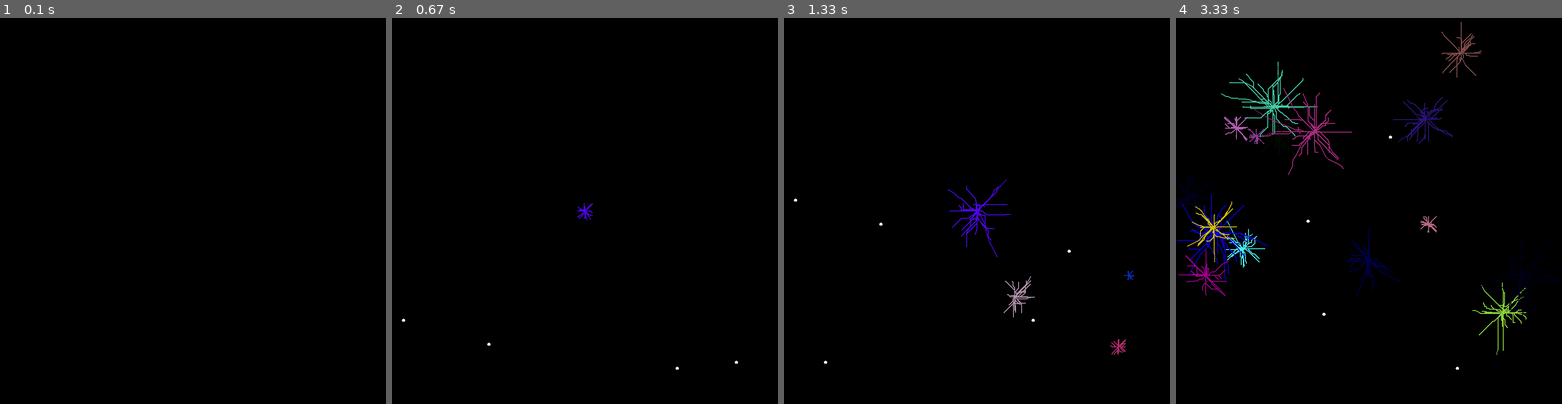
Above: before the commit, frames 1-4 (left to right).
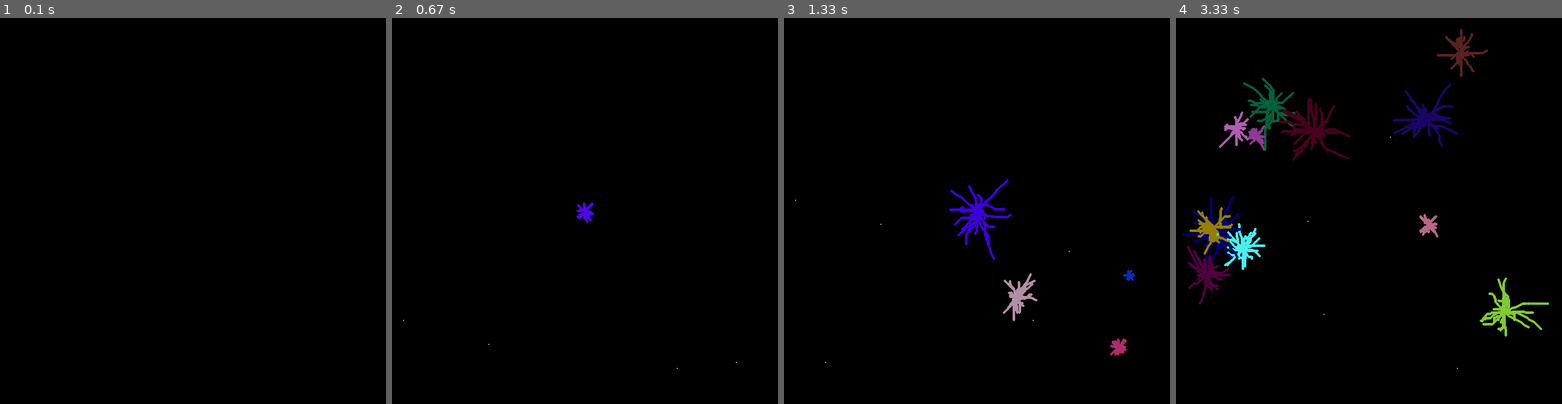
Above: after the commit, the same moments.

Repository: myhotchoc/Space-Simulator
Game: pygame game, started from My Weird Physics Toys/Particle System Things/Fireworks.py
Two runs of this game, one before a commit and one after it. Both use one fixed random seed, a clock stepped at 60 frames per second and the inputs below.
Inputs (mouse positions are in pixels of both pictures, inside the frame that each line leads up to):
- Up to frame 1 (0.1 s): no input
- Up to frame 2 (0.67 s): click (585, 211) at 0.38 s
- Up to frame 3 (1.33 s): click (1015, 295) at 0.72 s; click (1119, 346) at 1.05 s
- Up to frame 4 (3.33 s): click (1276, 133) at 1.38 s; click (1369, 257) at 1.72 s; click (1314, 129) at 2.05 s; click (1504, 311) at 2.38 s; click (1241, 249) at 2.72 s; click (1257, 137) at 3.05 s

Frame 1 is identical in both runs. In frame 2, less than 0.1% of the frame differs, in the area x 2-90%, y 47-92%; in frame 3, 0.9%; in frame 4, 6.7%, in the area x 0-100%, y 1-92%.

Commit message:
Update Fireworks.py

Diff:
--- a/My Weird Physics Toys/Particle System Things/Fireworks.py
+++ b/My Weird Physics Toys/Particle System Things/Fireworks.py
@@ -28,14 +28,14 @@
 
 v_lim = 0.5 ## max velocity of particles
 particle_num = 30 ## Particles created per system
-offset = 0.05 ## Maximum offset particle is moved by
-particle_size = 0.3 ## size of particles
+offset = 0.2 ## Maximum offset particle is moved by
+particle_size = 1 ## size of particles
 decay_speed = 5 ## speed of decay
 
 padding = 20
-fwork_decay = 3
+fwork_decay = 5
 fword_freq = 0.936
-pellet_size = 2
+pellet_size = 0.4
 
 min_pellet_lifespan = 40
 max_pellet_lifespan = 120
@@ -43,8 +43,8 @@
 min_pellet_speed = -7
 max_pellet_speed = -1
 
-min_fwork_decay = 2.5
-max_fwork_decay = 7
+min_fwork_decay = 4
+max_fwork_decay = 8
 
 ## Setting window size, defining screen
 win_size = (900, 900)
@@ -229,6 +229,15 @@
     def replacePrevPos(self):
         pygame.draw.circle(screen, BLACK, self.prevPos, self.radius)
 
+    def special(self):
+        pass
+
+class Multicolour(Particle):
+    def __init__(self, col, mass, p, v, a, f, lifespan):
+        super().__init__(col, mass, p, v, a, f, lifespan)
+
+    def special(self):
+        self.col = [random.randint(0,255), random.randint(0,255), random.randint(0,255)]
 
 ## Particle system class
 class ParticleSystem(object):
@@ -244,18 +253,30 @@
     ## Method to generate Particle objects
     def makeEmitter(self):
 
-        ## Makes particle_num Particle objects
-        for j in range(particle_num):
-
-            ## Generate new object with appropriate attributes, random initial velocity
-            p = Particle([self.c[0], self.c[1], self.c[2]],
-                         particle_size, self.origin,
-                     (random.uniform(-v_lim, 3*v_lim), random.uniform(-v_lim, 3*v_lim)),
+        choice = random.random()
+        if choice >= 0.9:
+            for j in range(particle_num):
+                p = Multicolour([self.c[0], self.c[1], self.c[2]],
+                                particle_size, self.origin,
+                                (random.uniform(-v_lim, 3*v_lim), random.uniform(-v_lim, 3*v_lim)),
                      (0, 0),
                      (0, 0),
                      255)
-            ## Adds new particle to list of all particles in system
-            self.particles.append(p)
+                self.particles.append(p)
+
+        else:
+            ## Makes particle_num Particle objects
+            for j in range(particle_num):
+
+                ## Generate new object with appropriate attributes, random initial velocity
+                p = Particle([self.c[0], self.c[1], self.c[2]],
+                             particle_size, self.origin,
+                         (random.uniform(-v_lim, 3*v_lim), random.uniform(-v_lim, 3*v_lim)),
+                         (0, 0),
+                         (0, 0),
+                         255)
+                ## Adds new particle to list of all particles in system
+                self.particles.append(p)
 
     ## Method to move and update the system
     def moveParticles(self):
@@ -278,6 +299,7 @@
 
             ## Run movement algorithm
             particle.move()
+            particle.special()
 
             ## Draw particle to screen
             pygame.draw.circle(screen, particle.col, (int(particle.px), int(particle.py)), particle.radius)
@@ -383,8 +405,8 @@
         if pellet.lifespan == 0:
             pellets.remove(pellet)
             pygame.draw.circle(screen, BLACK, (int(pellet.px), int(pellet.py)), pellet.radius)
-
             rand_col = [random.randint(0,255), random.randint(0,255), random.randint(0,255)]
+
             firework = ParticleSystem(pellet.prevPos, rand_col)
             firework.makeEmitter()
             systems.append(firework)
